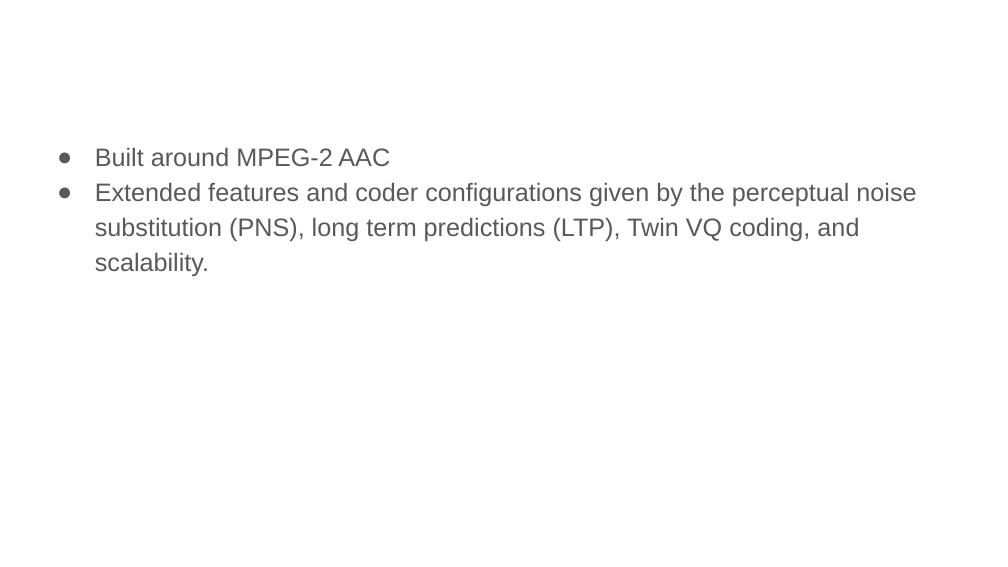
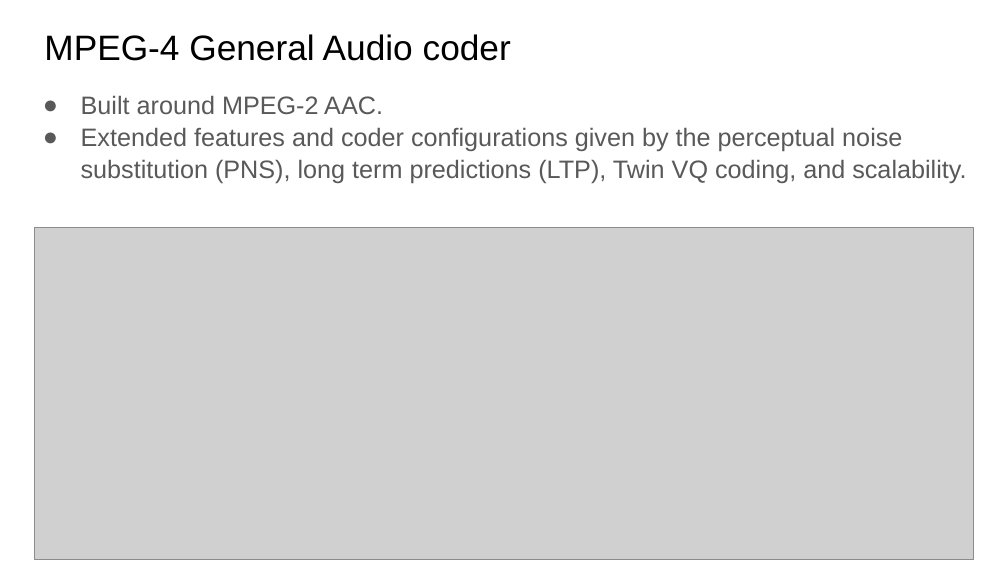
Before and after one commit to xserra/audio-coding-materials, a slide deck: slide 17 of lectures/5. Audio coding standards.pptx (slide 18 before the commit). Drawn at 1008x567 pixels with LibreOffice and Linux fonts; fonts in the diff are those of the drawing; grey boxes stand for pictures. Boxes give left, top, right and bottom in pixels: in the first picture for what was removed or moved away, otherwise in the second. Text is boxed around its words. In the diff, an @@ line names an element or a change of style, - is before the commit and + after.

```diff
--- a/lectures/5. Audio coding standards.pptx
+++ b/lectures/5. Audio coding standards.pptx
@@ title added at box(44, 34, 511, 61), 25.2 pt, text #000000 @@
+MPEG-4 General Audio coder
@@ text "Built around MPEG-2 AAC.": place and size @@
-text "Built around MPEG-2 AAC." at box(95, 147, 916, 276)
+text "Built around MPEG-2 AAC." at box(81, 95, 966, 183)
@@ text at box(81, 95, 383, 114): text changed @@
-● Built around MPEG-2 AAC
+● Built around MPEG-2 AAC.
@@ text at box(81, 127, 966, 183): line spacing 1.15 to 1.05 @@
@@ picture added at box(34, 228, 973, 560) @@
```
Also in this commit, not shown: 9 other slides changed, 3 slides added, 2 slides removed.
